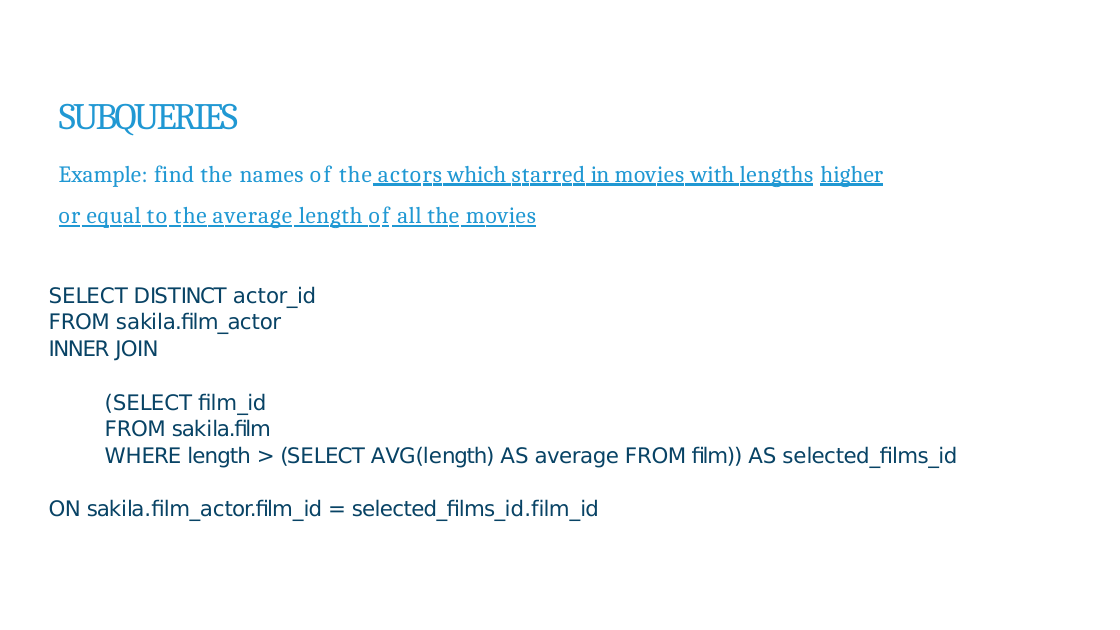
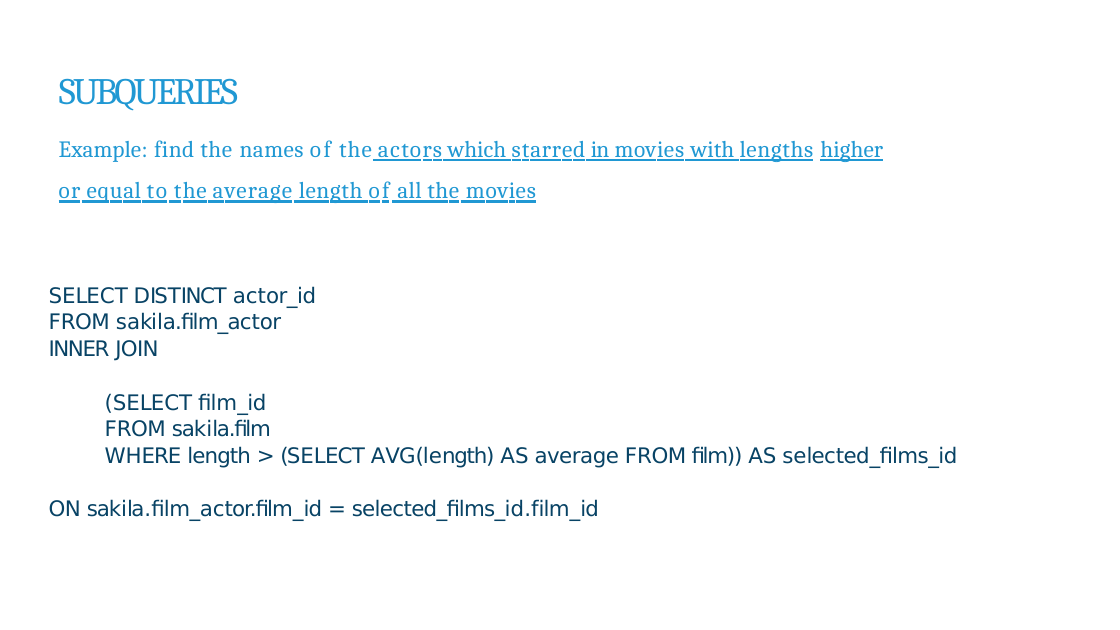
Before and after one commit to itua1293/w3-nbs, a slide deck: slide 49 of D1/W3 D1D2 SQL.pptx. Drawn at 1120x630 pixels with LibreOffice and Linux fonts; fonts in the diff are those of the drawing. Boxes give left, top, right and bottom in pixels: in the first picture for what was removed or moved away, otherwise in the second. Text is boxed around its words. In the diff, an @@ line names an element or a change of style, - is before the commit and + after.

```diff
--- a/D1/W3 D1D2 SQL.pptx
+++ b/D1/W3 D1D2 SQL.pptx
@@ text "SUBQUERIES": place and size @@
-text "SUBQUERIES" at [59,103,883,228]
+text "SUBQUERIES" at [59,78,883,203]
```
Also in this commit, not shown: 1 slide added, 2 other files.
